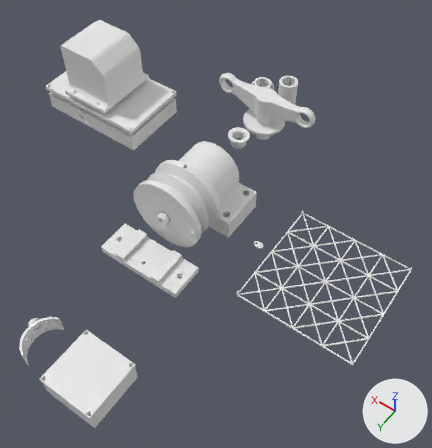
A saved change to the Blender file blender/spider_launcher.blend.
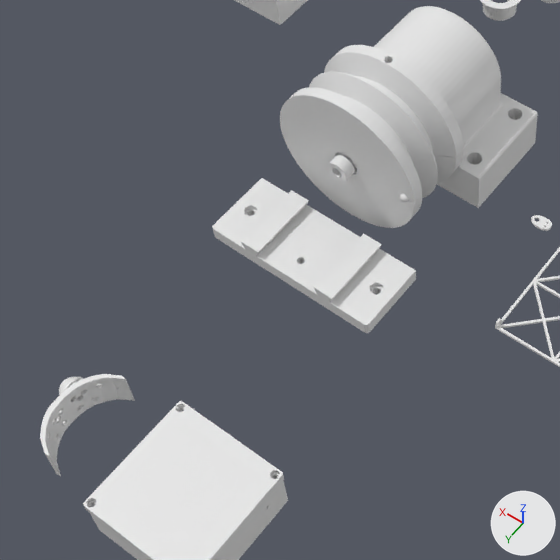
Old and new are each drawn whole from a 50 mm lens placed at (-0.421, 0.49, 0.759), pointed at (-0.069, -0.004, -0.016) and again close up on the part from 0% to 62% of the width and 31% to 91% of the height. Lighting does not change. The marker at lower right points along +X, +Y and +Z. The last two pictures show the newer version.

Objects in the first close-up: 'box', 'platform', 'spider_box', 'spider_box_lid', 'spider_eye_mount', 'winch_mount_motor_side', 'winch_mount_non-motor_side_lower', 'winch_wheel' and 6 more.
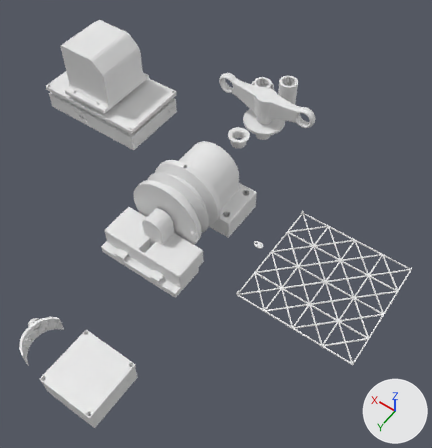
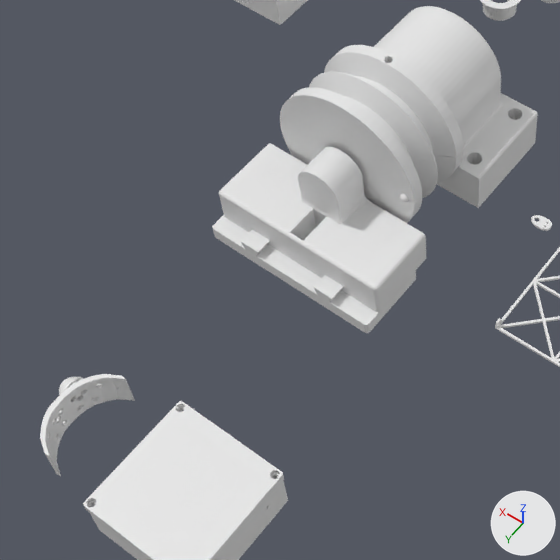
Commit message: Make the right objects visible in Blender file.

Boxes [x1, y1, x2, y2] around the edits, measured in the close-ups (560 x 560 px):
```json
{"object": "winch_mount_non-motor_side_upper", "change": "shown", "after": [219, 143, 426, 312]}
{"object": "winch_mount_non-motor_side_lower", "change": "unchanged, covered by the edit", "before": [213, 178, 416, 333], "after": [213, 215, 416, 333]}
```

Edits to the scene script, one JSON object a line:
```json
{"op": "remove", "block": "ob_winch_mount_non_motor_side_upper", "code": "ob_winch_mount_non_motor_side_upper.hide_set(True)"}
```
